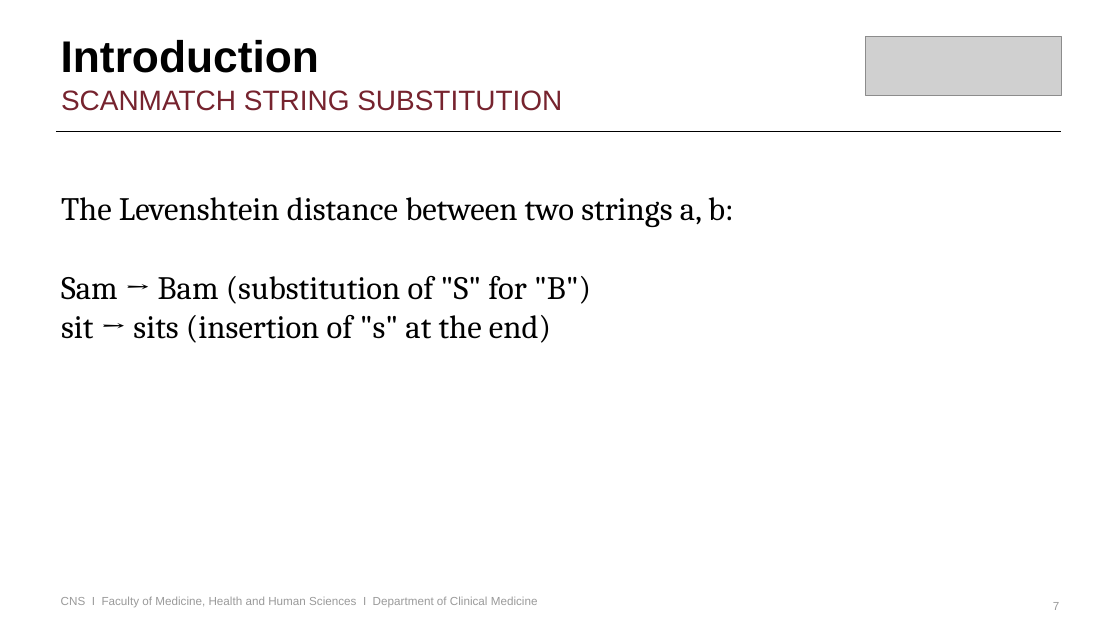
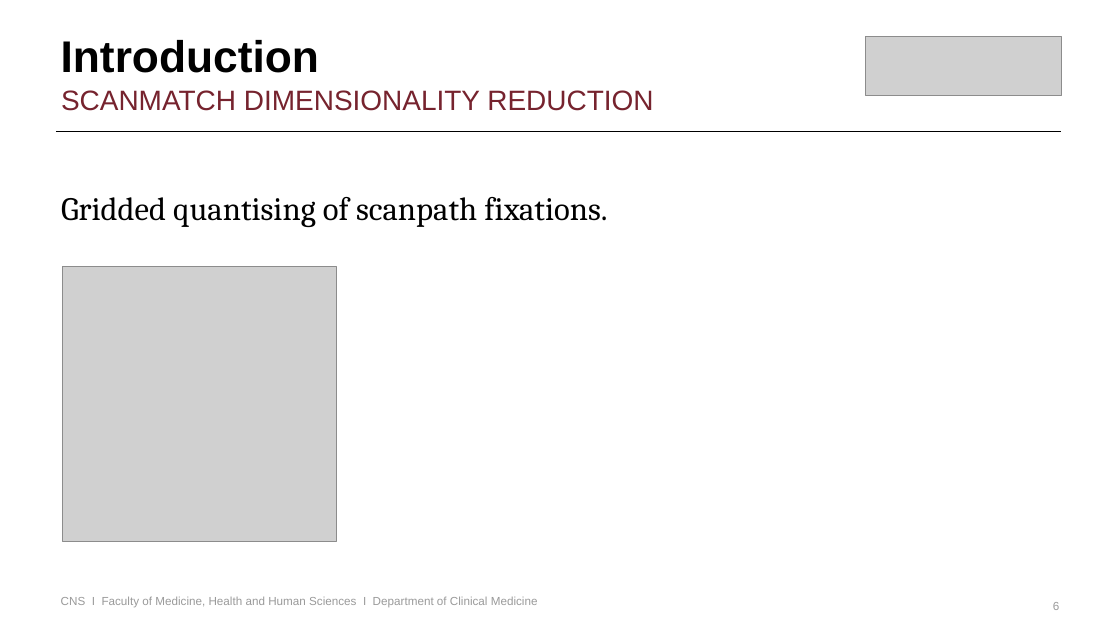
Before and after one commit to robnewport/macquarie, a slide deck: slide 6 of RobNewport_ScanMatch_MultiMatch.pptx (slide 7 before the commit). Drawn at 1120x630 pixels with LibreOffice and Linux fonts; fonts in the diff are those of the drawing; grey boxes stand for pictures; background and template pictures are left out. Boxes give left, top, right and bottom in pixels: in the first picture for what was removed or moved away, otherwise in the second. Text is boxed around its words. In the diff, an @@ line names an element or a change of style, - is before the commit and + after.

Commit message:
updates to slides

```diff
--- a/RobNewport_ScanMatch_MultiMatch.pptx
+++ b/RobNewport_ScanMatch_MultiMatch.pptx
@@ text at [61,90,653,111]: text changed @@
-SCANMATCH STRING SUBSTITUTION
+SCANMATCH DIMENSIONALITY REDUCTION
@@ text at [61,197,607,227]: text changed @@
-The Levenshtein distance between two strings a, b:
-Sam → Bam (substitution of "S" for "B")
-sit → sits (insertion of "s" at the end)
+Gridded quantising of scanpath fixations.
@@ picture added at [62,266,336,541] @@
@@ page number at [1053,602,1059,610]: text changed @@
-7
+6
```
Also in this commit, not shown: 4 other slides changed, 2 slides added, 1 other file.
